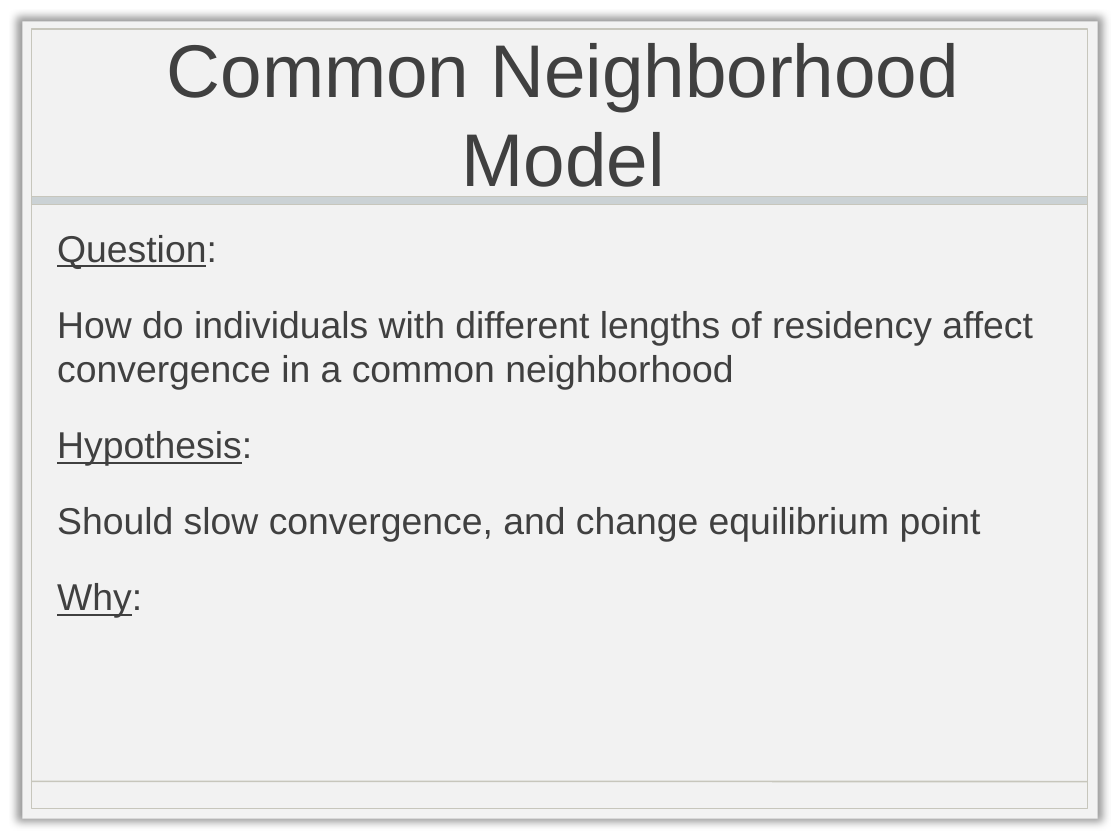
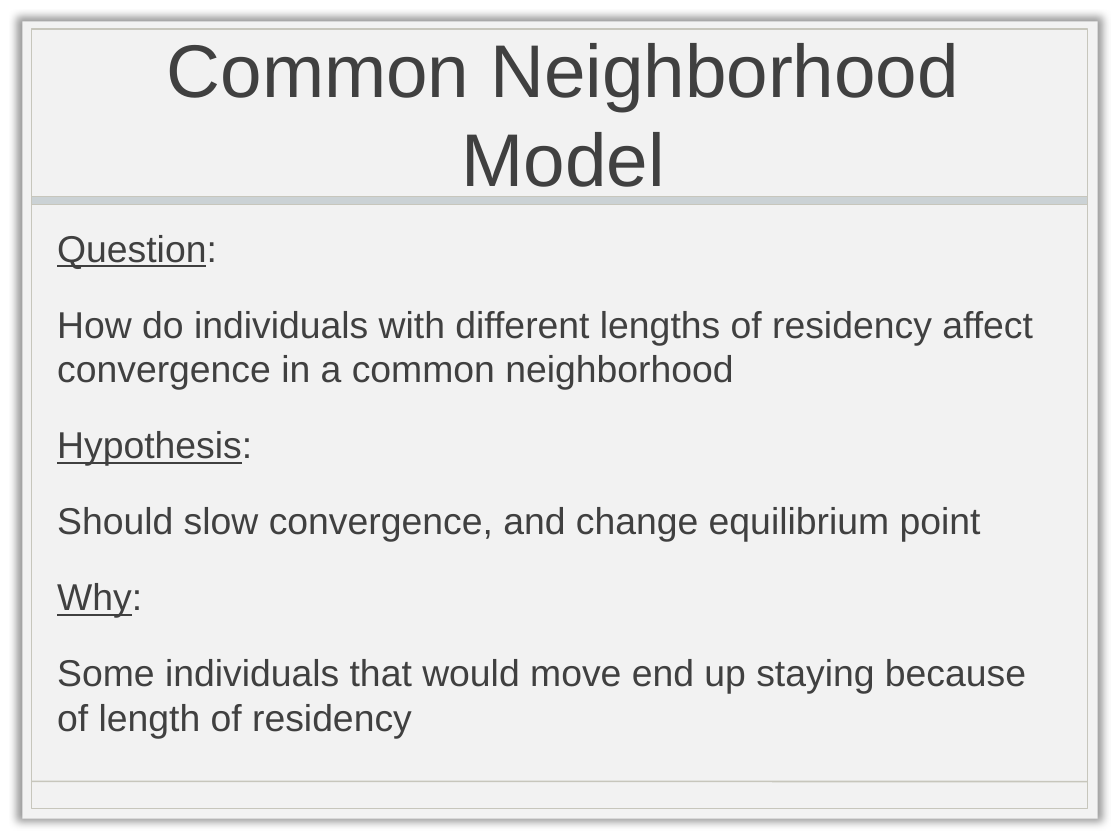
Before and after one commit to chathika/CAP6675HW2, a slide deck: slide 5 of CAP6675_HW2_Presentation.pptx. Drawn at 1120x840 pixels with LibreOffice and Linux fonts; fonts in the diff are those of the drawing; background and template pictures are left out. Boxes give left, top, right and bottom in pixels: in the first picture for what was removed or moved away, otherwise in the second. Text is boxed around its words. In the diff, an @@ line names an element or a change of style, - is before the commit and + after.

```diff
--- a/CAP6675_HW2_Presentation.pptx
+++ b/CAP6675_HW2_Presentation.pptx
@@ text at <box>57,659,1026,739</box>: paragraph added @@
+Some individuals that would move end up staying because of length of residency
```
Also in this commit, not shown: 3 other slides changed.
